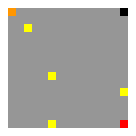
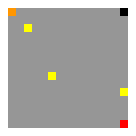
Comparing the layer stacks of the two w=136, h=136 images. Changes:
painted on "Katman 1" over box(48, 120, 56, 128)
